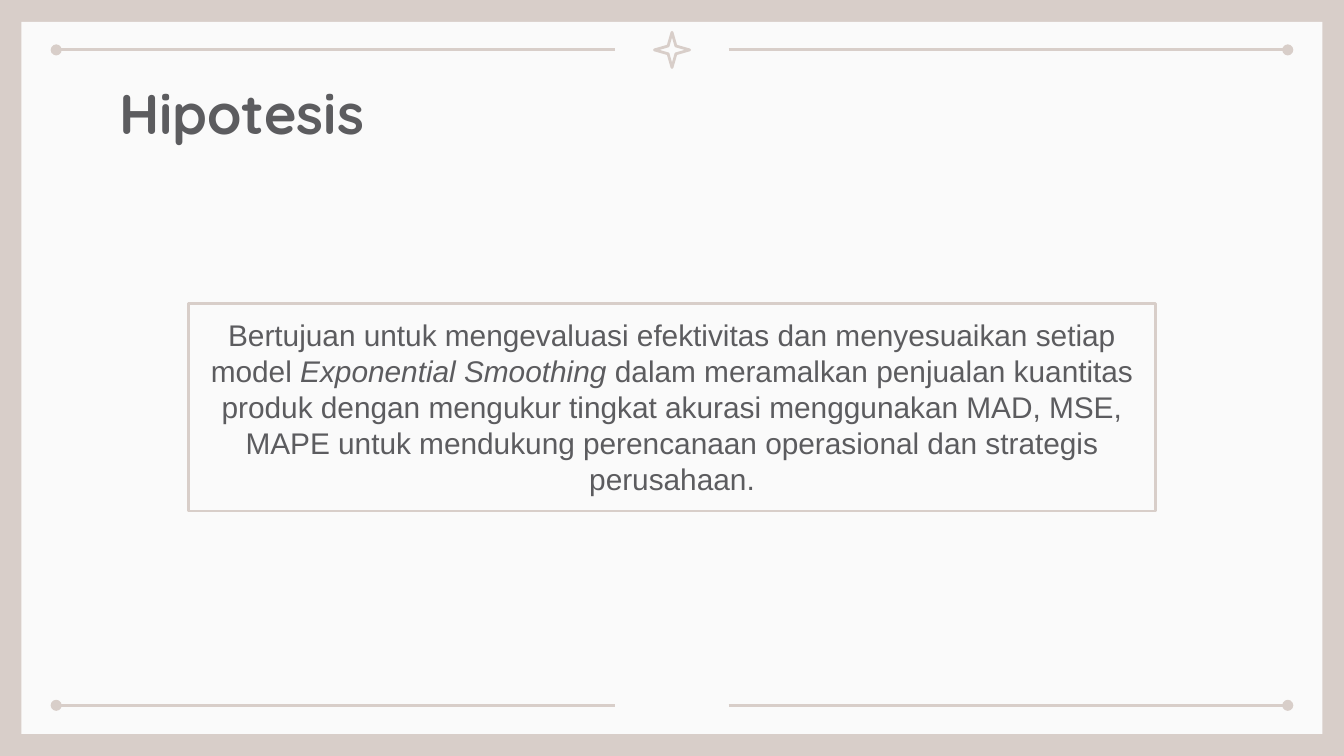
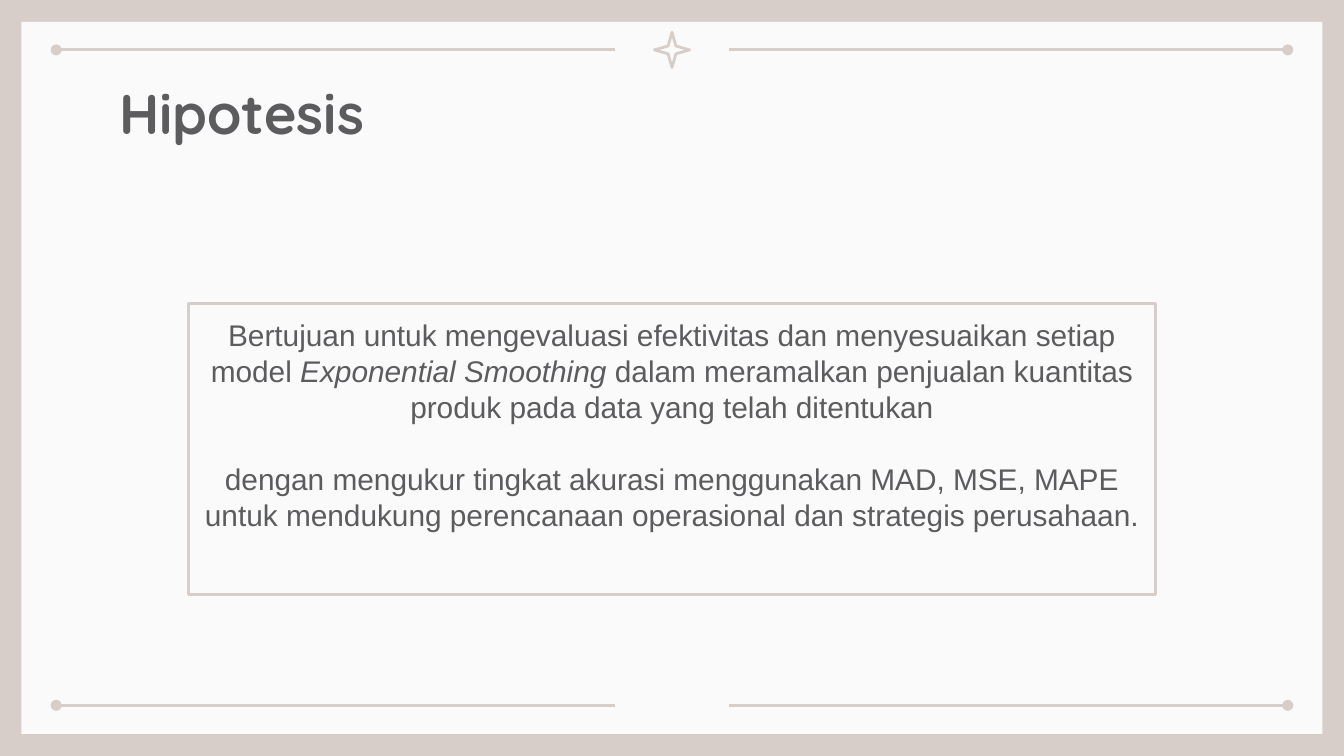
Before and after one commit to christiankencana/thesis, a slide deck: slide 10 of document/2211601741_ChristianKencana_Thesis.pptx. Drawn at 1344x756 pixels with LibreOffice and Linux fonts; fonts in the diff are those of the drawing. Boxes give left, top, right and bottom in pixels: in the first picture for what was removed or moved away, otherwise in the second. Text is boxed around its words. In the diff, an @@ line names an element or a change of style, - is before the commit and + after.

```diff
--- a/document/2211601741_ChristianKencana_Thesis.pptx
+++ b/document/2211601741_ChristianKencana_Thesis.pptx
@@ subtitle "Bertujuan untuk mengevaluasi efektivitas dan ...": place and size @@
-subtitle "Bertujuan untuk mengevaluasi efektivitas dan ..." at [188, 304, 1154, 511]
+subtitle "Bertujuan untuk mengevaluasi efektivitas dan ..." at [188, 304, 1154, 595]
@@ subtitle at [205, 324, 1139, 531]: text changed @@
-Bertujuan untuk mengevaluasi efektivitas dan menyesuaikan setiap model Exponential Smoothing dalam meramalkan penjualan kuantitas produk dengan mengukur tingkat akurasi menggunakan MAD, MSE, MAPE untuk mendukung perencanaan operasional dan strategis perusahaan.
+Bertujuan untuk mengevaluasi efektivitas dan menyesuaikan setiap model Exponential Smoothing dalam meramalkan penjualan kuantitas produk pada data yang telah ditentukan
+dengan mengukur tingkat akurasi menggunakan MAD, MSE, MAPE untuk mendukung perencanaan operasional dan strategis perusahaan.
```
Also in this commit, not shown: 13 other slides changed, 5 other files.
